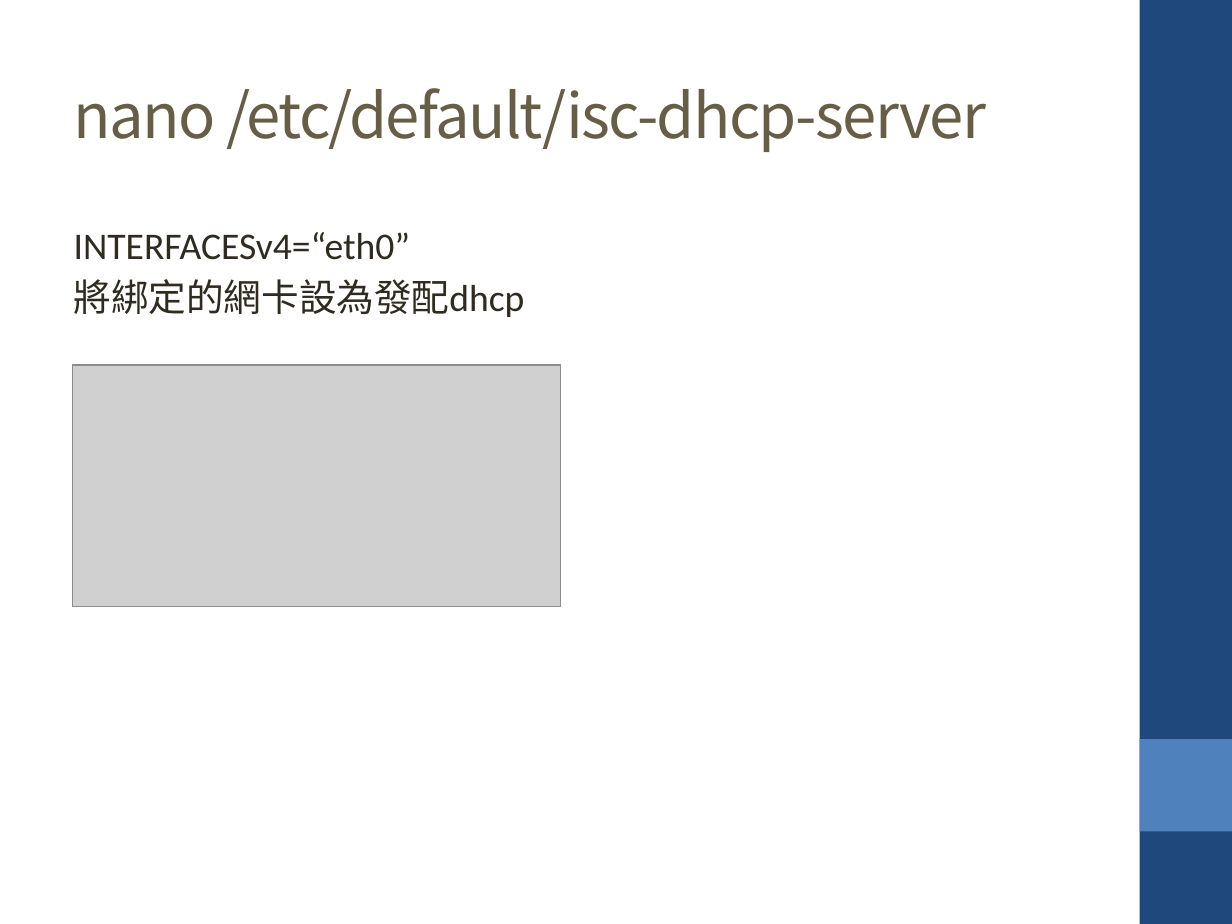
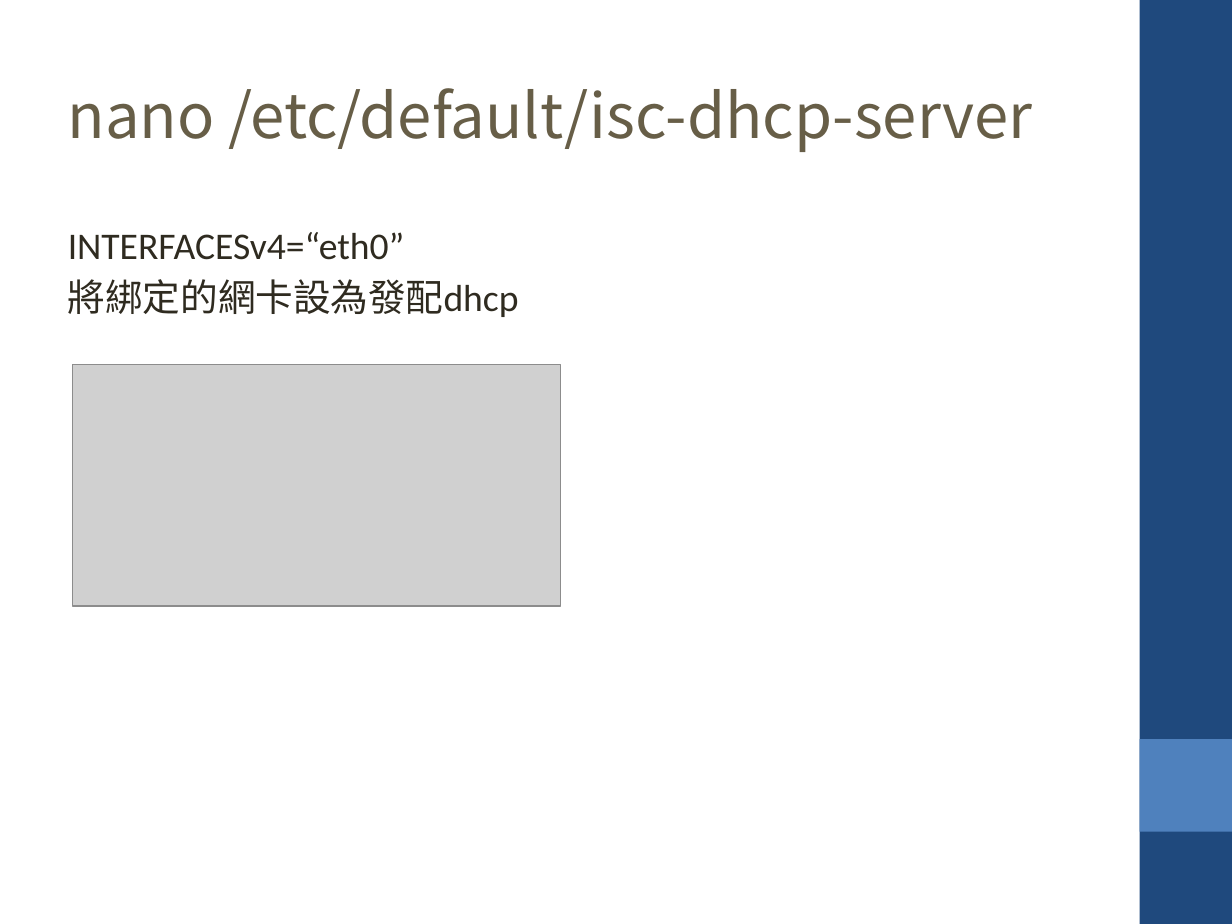
Before and after one commit to krnick/AP_MODE, a slide deck: slide 17 of 設定wifi ap_repeater.pptx (slide 16 before the commit). Drawn at 1232x924 pixels with LibreOffice and Linux fonts; fonts in the diff are those of the drawing; grey boxes stand for pictures. Boxes give left, top, right and bottom in pixels: in the first picture for what was removed or moved away, otherwise in the second. Text is boxed around its words. In the diff, an @@ line names an element or a change of style, - is before the commit and + after.

```diff
--- a/設定wifi ap_repeater.pptx
+++ b/設定wifi ap_repeater.pptx
@@ text "nano /etc/default/isc-dhcp-server" at [68, 88, 1033, 152]: letter spacing -1 to 0 pt @@
@@ text "INTERFACESv4=“eth0”" at [68, 232, 519, 317]: font Calibri to DejaVu Sans in "將綁定的網卡設為發配dhcp" @@
```
Also in this commit, not shown: 17 other slides changed, 1 slide added, 1 other file.
